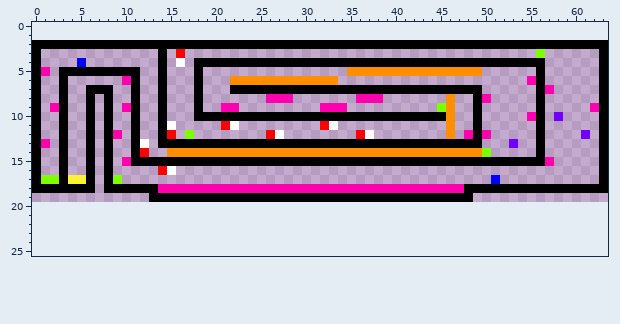
Two states of a pixel-art sprite, Resources/Level_2.png. Above: the version before the commit.
The file is 64x18 pixels. The old version is drawn lined up with the new one, on the new canvas.
After:
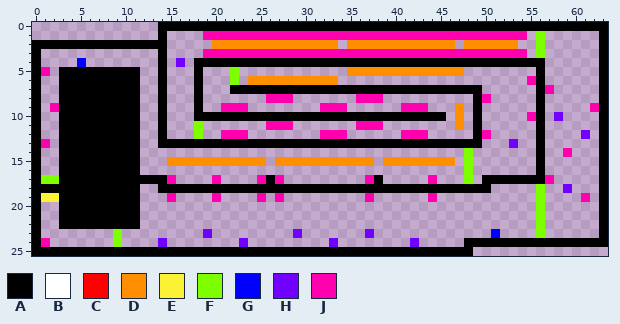
Palette (. is transparent): A #000000  B #ffffff  C #ff0000  D #ff8e00  E #fbf236  F #7dff00  G #0000ff  H #7100ff  J #ff00af
The exact change:
canvas 64x18 -> 64x26, the old top-left corner now at 0,2
Changed rows in their new state; - is an unchanged pixel.
first column x 0:
 0 --------------AAAAAAAAAAAAAAAAAAAAAAAAAAAAAAAAAAAAAAAAAAAAAAAAAA
 1 --------------A----JJJJJJJJJJJJJJJJJJJJJJJJJJJJJJJJJJJJ-F------A
 2 ---------------.....DDDDDDDDDDDDDD.DDDDDDDDDDDD.DDDDDD..F......-
 3 ----------------.--JJJJJJJJJJJJJJJJJJJJJJJJJJJJJJJJJJJJ---------
 4 ----------------H-----------------------------------------------
 5 ----------------------F-------------------------..--------------
 6 ----AAAAAAA-----------F.----------------------------------------
 7 ----AA---AA-----------------------------------------------------
 8 ----AA-A-AA-----------------------------------.-----------------
 9 ----AA-A-AA------------J-----------------JJJ-..D----------------
10 ----AA-A-AA-----------------------------------.D----------------
11 ----AA-A-AA----.--F--..---JJJ---..--JJJ-------.D----------------
12 ----AA-A-AA----.-.F--JJJ--..----JJJ-..---JJJ--.-.---------------
13 ----AA-A-AA-.---------------------------------------------------
14 ----AA-A-AA-.--.................................F..--------J----
15 ----AA-A-AA-...DDDDDDDDDDD.DDDDDDDDDDD.DDDDDDDD.F.......-.------
16 ----AA-A-AAA--..--------------------------------F-------A-------
17 ----AA-A-AAAAAAJ----J----JAJ---------JA-----J---F-AAAAAAAJ------
18 -------A----..AAAAAAAAAAAAAAAAAAAAAAAAAAAAAAAAAA---.....F..H...-
19 AEEAAAAAAAAA-..J....J....J.J.........J......J....-------F----J-A
20 A--AAAAAAAAA--------------------------------------------F------A
21 A--AAAAAAAAA--------------------------------------------F------A
22 A--AAAAAAAAA--------------------------------------------F------A
23 A--------F---------H---------H-------H-------------G----F------A
24 AJ-------F----H--------H---------H--------H-----AAAAAAAAAAAAAAAA
25 AAAAAAAAAAAAAAAAAAAAAAAAAAAAAAAAAAAAAAAAAAAAAAAAA---------------
Pixel boxes of the changes (left, top, right, bottom) in both pictures:
changed: (32, 22, 608, 256)
